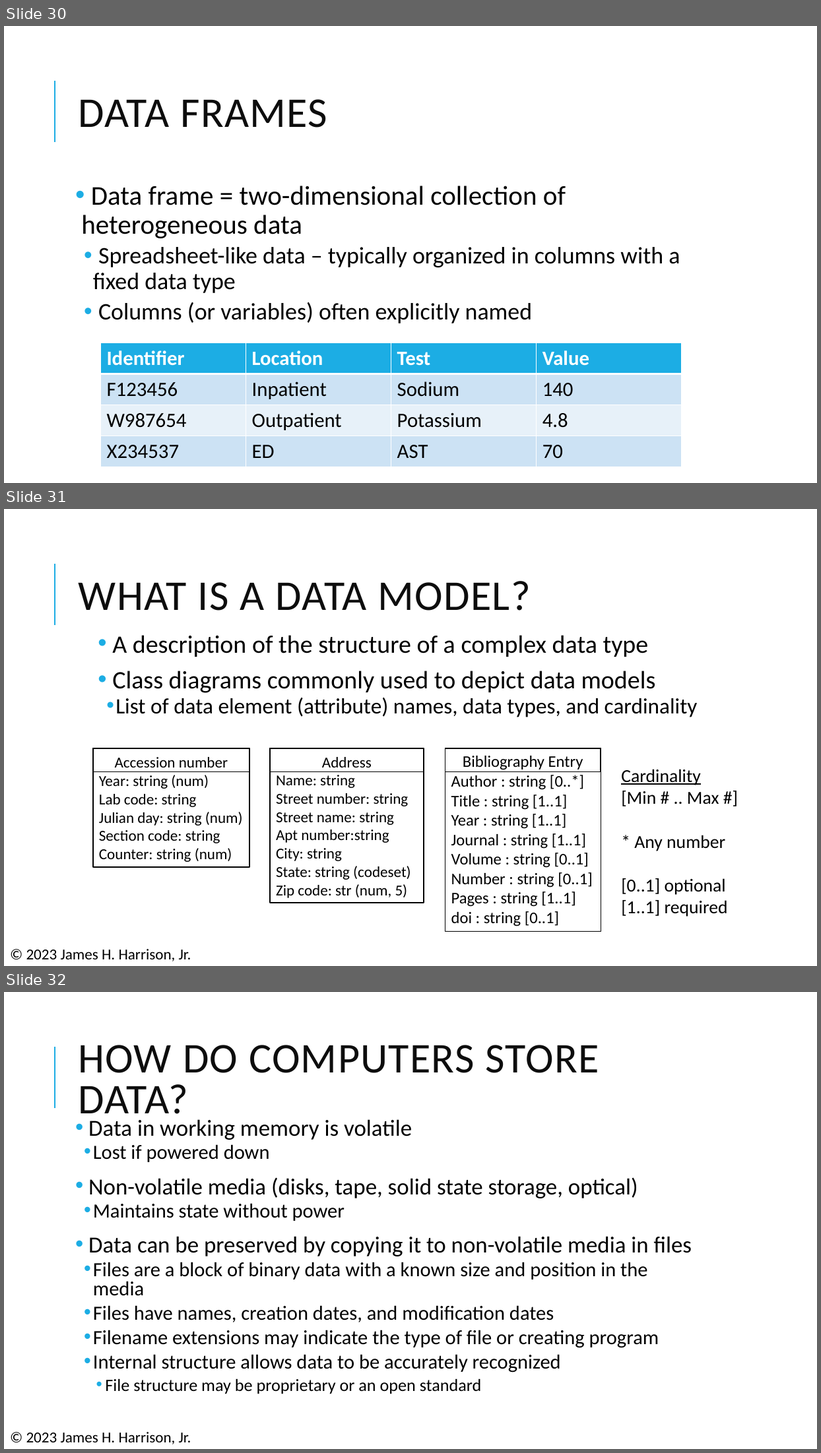
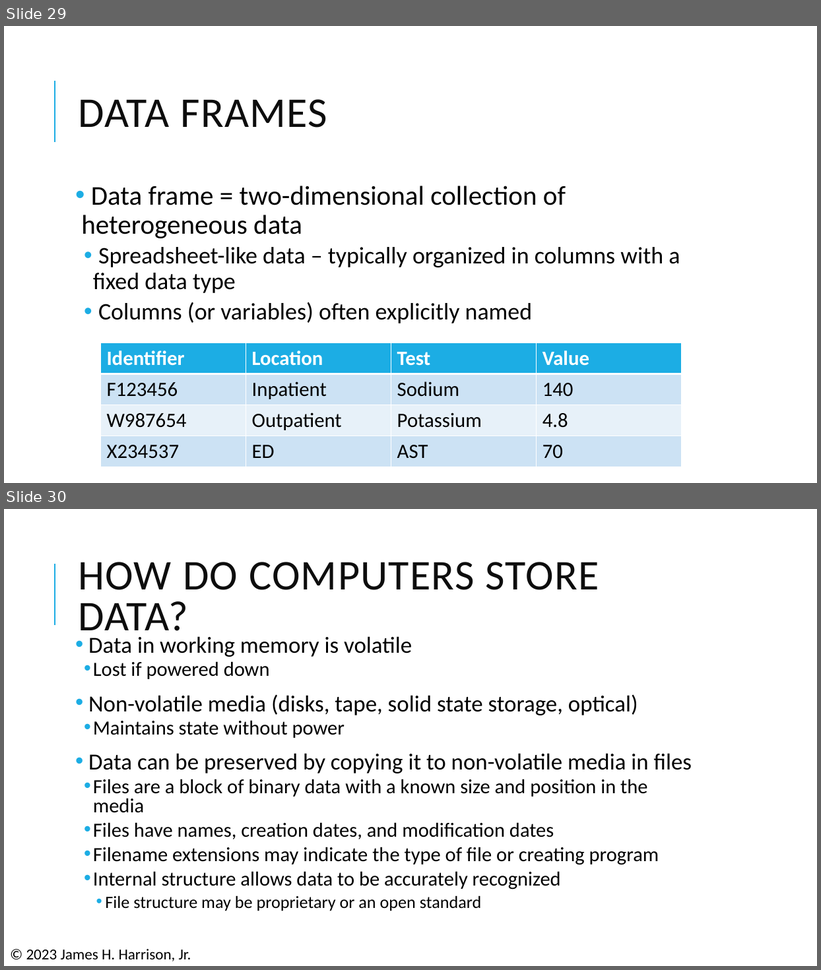
Before and after one commit to pcmathias/MSACL-data-literacy, a slide deck: updates_2026/presentations/Module 1 Slides.pptx. Shown one above the other, each under a label of ours: slides 30, 31 and 32 before the commit, slides 29 and 30 after it. The pictures are 821x1453 and 821x970 pixels, drawn with LibreOffice and Linux fonts; fonts in the diff are those of the drawing. Boxes give left, top, right and bottom in pixels: in the first picture for what was removed or moved away, otherwise in the second. Text is boxed around its words. In the diff, an @@ line names an element or a change of style, - is before the commit and + after.

Commit message:
clean up file names and move dev content to archive

```diff
--- a/updates_2026/presentations/Module 1 Slides.pptx
+++ b/updates_2026/presentations/Module 1 Slides.pptx
@@ slide 31 removed at (x1=4, y1=509, x2=817, y2=966), background #FFFFFF; not listed: 1 template element that a slide beside it also shows @@
@@ title removed at (x1=79, y1=581, x2=531, y2=611) @@
-WHAT IS A DATA MODEL?
@@ text removed at (x1=112, y1=635, x2=698, y2=718) @@
-• A description of the structure of a complex data type
-• Class diagrams commonly used to depict data models
-  • List of data element (attribute) names, data types, and cardinality
@@ rectangle removed at (x1=93, y1=749, x2=250, y2=867) @@
-Accession number
-Year: string (num)
-Lab code: string
-Julian day: string (num)
-Section code: string
-Counter: string (num)
@@ rectangle removed at (x1=93, y1=749, x2=250, y2=772) @@
@@ rectangle removed at (x1=270, y1=749, x2=424, y2=903) @@
-Address
-Name: string
-Street number: string
-Street name: string
-Apt number:string
-City: string
-State: string (codeset)
-Zip code: str (num, 5)
@@ rectangle removed at (x1=270, y1=749, x2=424, y2=772) @@
@@ rectangle removed at (x1=446, y1=749, x2=601, y2=932) @@
-Bibliography Entry
-Author : string [0..*]
-Title : string [1..1]
-Year : string [1..1]
-Journal : string [1..1]
-Volume : string [0..1]
-Number : string [0..1]
-Pages : string [1..1]
-doi : string [0..1]
@@ rectangle removed at (x1=446, y1=749, x2=601, y2=772) @@
@@ text removed at (x1=621, y1=769, x2=728, y2=917) @@
-Cardinality
-[Min # .. Max #]
-* Any number
-[0..1] optional
-[1..1] required
@@ text removed at (x1=26, y1=949, x2=191, y2=962) @@
-© 2023 James H. Harrison, Jr.
@@ what was slide 30 is now slide 29 @@
@@ what was slide 32 is now slide 30 @@
```
Also in this commit, not shown: 1 other slide removed, 48 other files.
